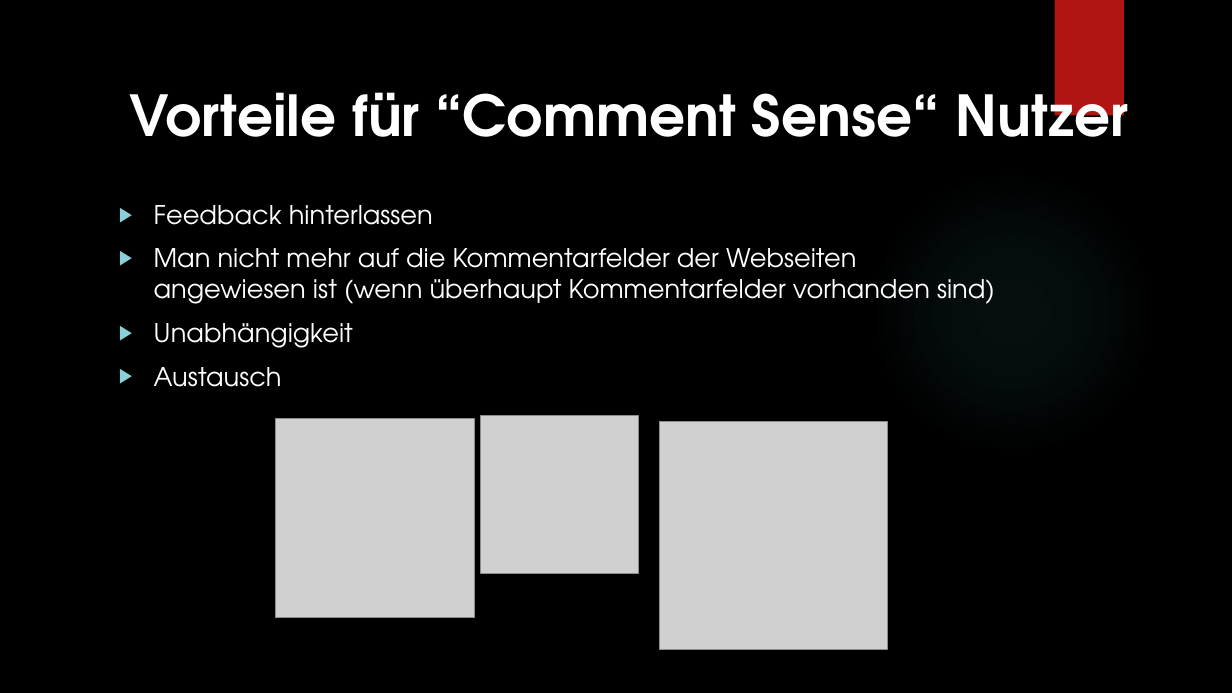
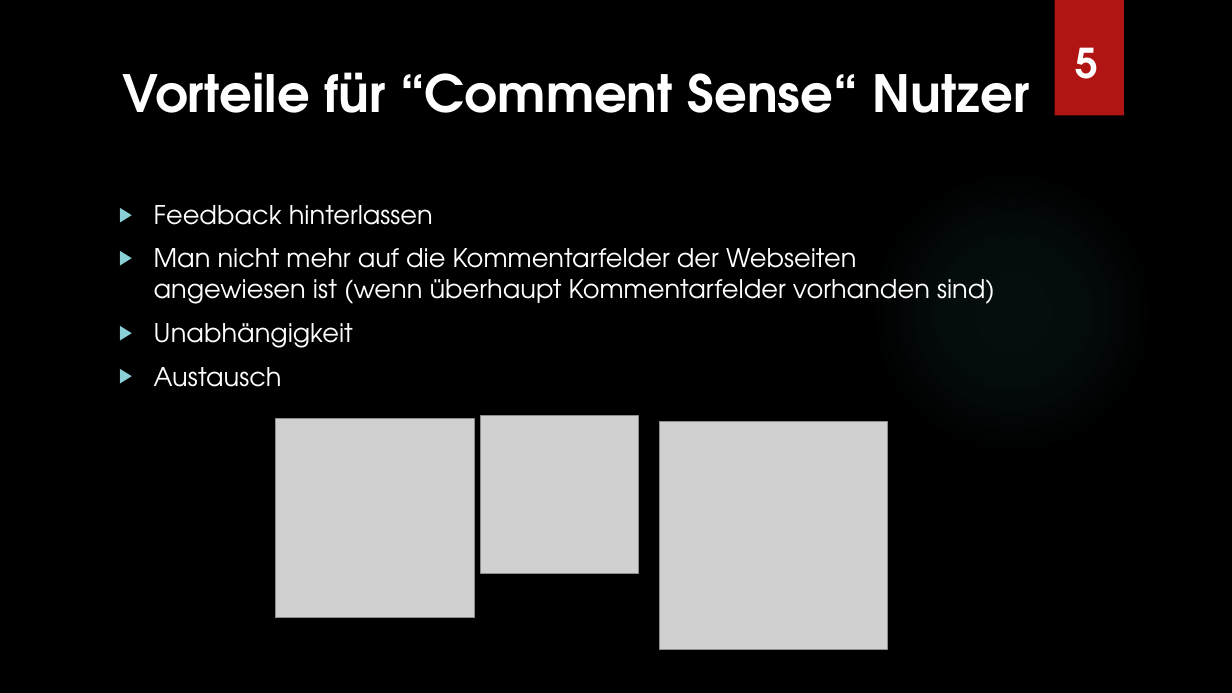
Before and after one commit to Jugendhackt/comment-sense, a slide deck: slide 5 of Presentation/Comment Sense.pptx. Drawn at 1232x693 pixels with LibreOffice and Linux fonts; fonts in the diff are those of the drawing; grey boxes stand for pictures; background and template pictures are left out. Boxes give left, top, right and bottom in pixels: in the first picture for what was removed or moved away, otherwise in the second. Text is boxed around its words. In the diff, an @@ line names an element or a change of style, - is before the commit and + after.

```diff
--- a/Presentation/Comment Sense.pptx
+++ b/Presentation/Comment Sense.pptx
@@ text "Vorteile für “Comment Sense“ Nutzer": place and size @@
-text "Vorteile für “Comment Sense“ Nutzer" at box(130, 74, 1128, 137)
+text "Vorteile für “Comment Sense“ Nutzer" at box(122, 72, 1029, 113)
@@ text "Vorteile für “Comment Sense“ Nutzer" at box(122, 72, 1029, 113): size 44 to 40 pt @@
@@ text added at box(1076, 47, 1099, 79), 32 pt, text #FFFFFF, bold @@
+5
```
Also in this commit, not shown: 5 other slides changed, 1 other file.
